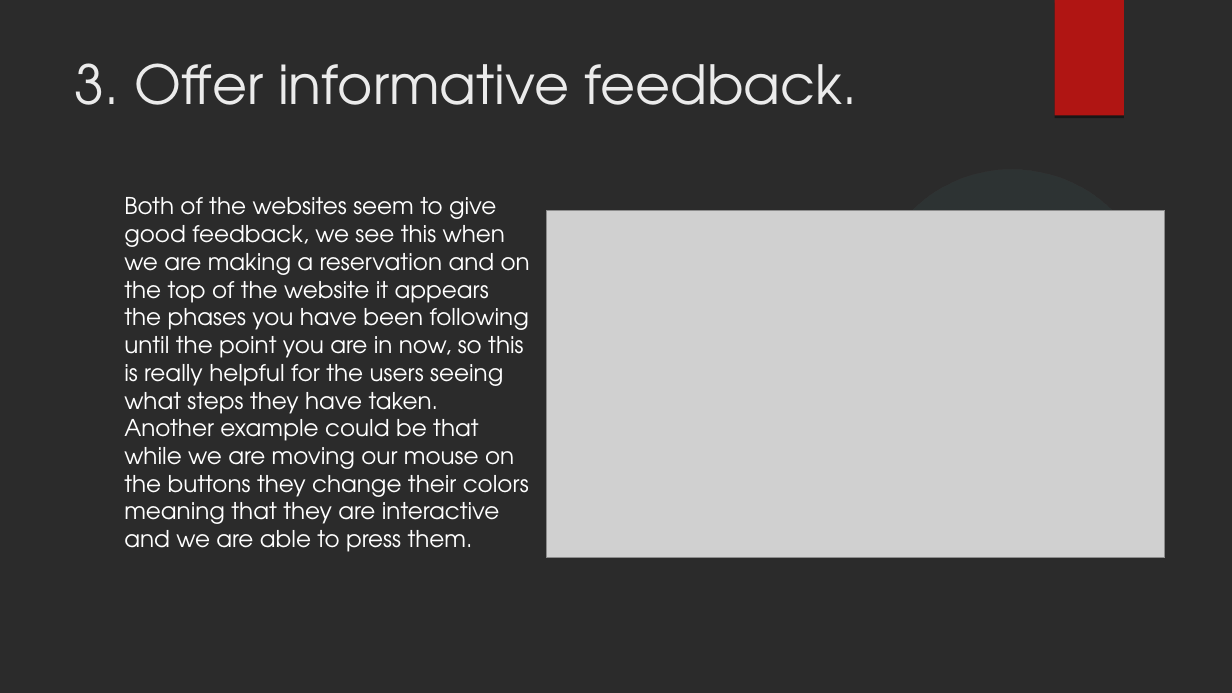
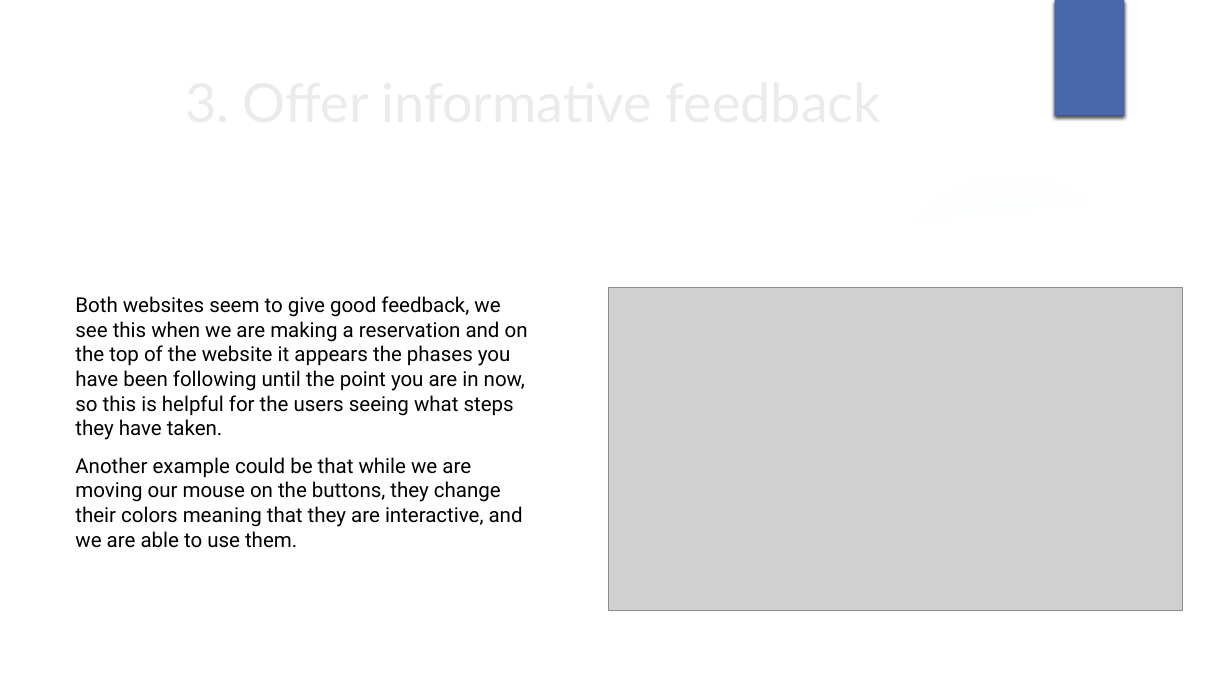
Before and after one commit to Davidgrcdz/Accessibility-and-Usability, a slide deck: slide 5 of Accessibility-and-Usability.pptx (slide 6 before the commit). Drawn at 1232x693 pixels with LibreOffice and Linux fonts; fonts in the diff are those of the drawing; grey boxes stand for pictures; background and template pictures are left out; a plain dark background stands for a picture behind light text. Boxes give left, top, right and bottom in pixels: in the first picture for what was removed or moved away, otherwise in the second. Text is boxed around its words. In the diff, an @@ line names an element or a change of style, - is before the commit and + after.

```diff
--- a/Accessibility-and-Usability.pptx
+++ b/Accessibility-and-Usability.pptx
@@ rectangle at [1055,0,1124,116]: fill #B01513 to #4A66AC; shadow changed @@
@@ rectangle added at [1055,0,1125,116], fill #4A66AC @@
@@ title at [75,63,857,105]: text changed; font TeX Gyre Adventor to Lato @@
-3. Offer informative feedback.
+3. Offer informative feedback
@@ freeform shape added at [882,148,1232,231], fill #FFFFFF at 20% opacity @@
@@ freeform shape added at [0,178,1232,693], fill #FFFFFF @@
@@ freeform shape removed at [870,169,1154,454] @@
@@ ellipse added at [870,169,1154,454], fill gradient #CDE0FB @@
@@ text at [75,296,528,548]: text changed; size 18 to 16 pt; font TeX Gyre Adventor to Roboto; text colour #FFFFFF to #000000 @@
-Both of the websites seem to give good feedback, we see this when we are making a reservation and on the top of the website it appears the phases you have been following until the point you are in now, so this is really helpful for the users seeing what steps they have taken. Another example could be that while we are moving our mouse on the buttons they change their colors meaning that they are interactive and we are able to press them.
+  Both websites seem to give good feedback, we see this when we are making a reservation and on the top of the website it appears the phases you have been following until the point you are in now, so this is helpful for the users seeing what steps they have taken.
+  Another example could be that while we are moving our mouse on the buttons, they change their colors meaning that they are interactive, and we are able to use them.
@@ picture: place and size @@
-picture at [547,210,1165,557]
+picture at [609,287,1183,611]
```
Also in this commit, not shown: 8 other slides changed, 1 slide added, 2 slides removed.
